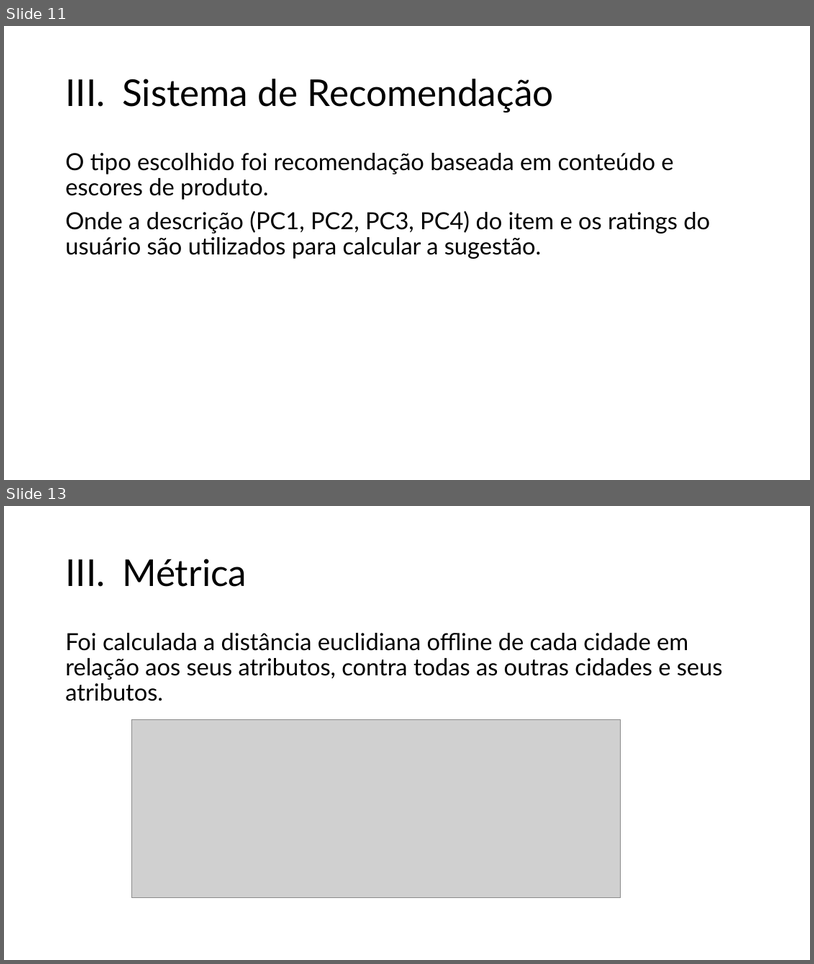
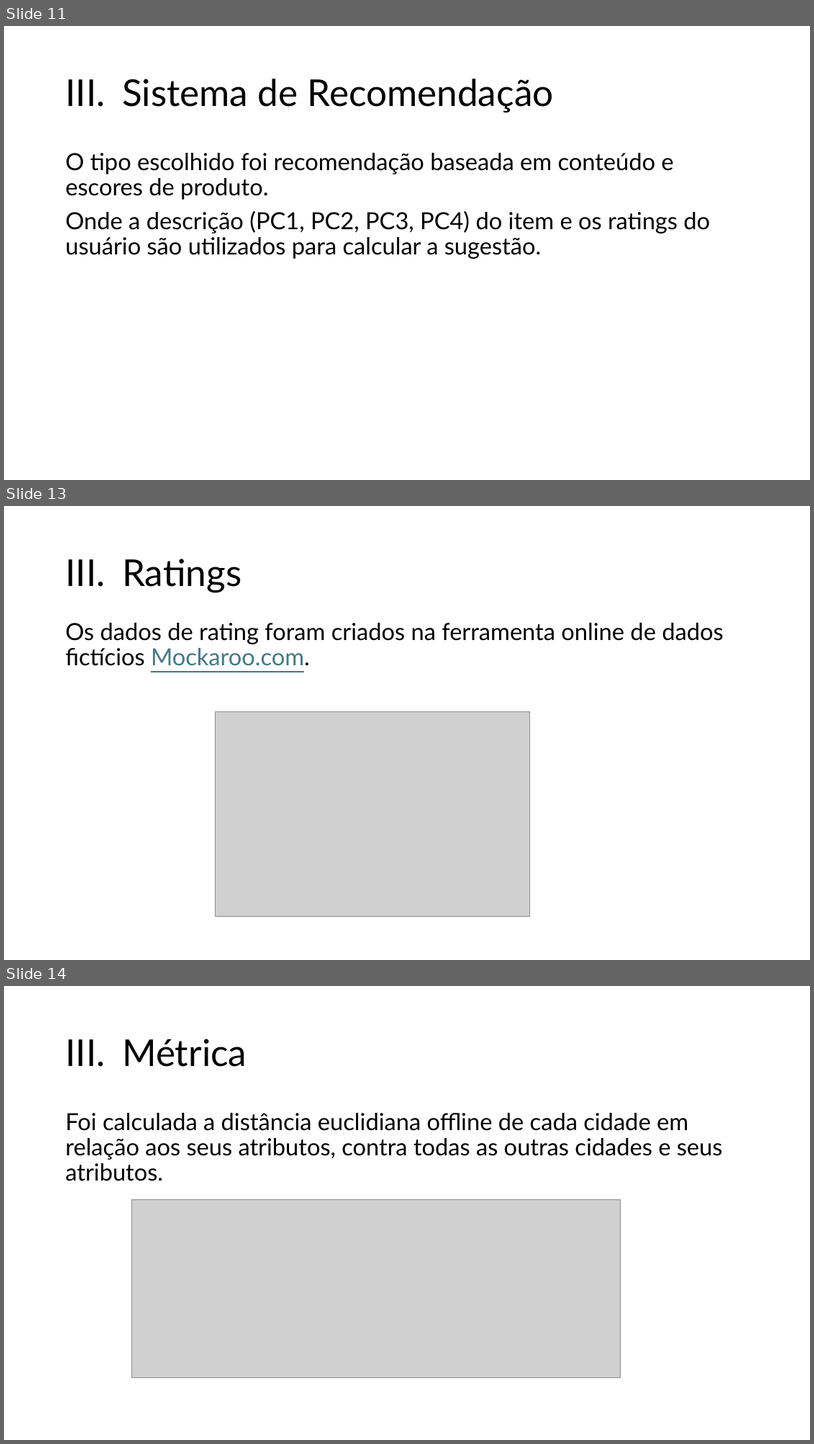
Before and after one commit to FlorensaDimer/TF_sistemas_recomendacao, a slide deck: Sugestão de Cidades pelo Índice de Criminalidade.pptx. Shown one above the other, each under a label of ours: slides 11 and 13 before the commit, slides 11, 13 and 14 after it; the slides between them are not shown. The pictures are 814x964 and 814x1444 pixels, drawn with LibreOffice and Linux fonts; fonts in the diff are those of the drawing; grey boxes stand for pictures. Boxes give left, top, right and bottom in pixels: in the first picture for what was removed or moved away, otherwise in the second. Text is boxed around its words. In the diff, an @@ line names an element or a change of style, - is before the commit and + after.

```diff
--- a/Sugestão de Cidades pelo Índice de Criminalidade.pptx
+++ b/Sugestão de Cidades pelo Índice de Criminalidade.pptx
@@ slide 13 added at (4,506,810,960), background #FFFFFF @@
@@ title added at (122,559,242,592), 44 pt, text #000000 @@
+III. Ratings
@@ text added at (65,623,723,666), 28 pt, text #000000 @@
+Os dados de rating foram criados na ferramenta online de dados fictícios Mockaroo.com.
@@ picture added at (215,712,530,916) @@
@@ what was slide 13 is now slide 14 @@
```
Also in this commit, not shown: 2 slides changed, 1 other file.
